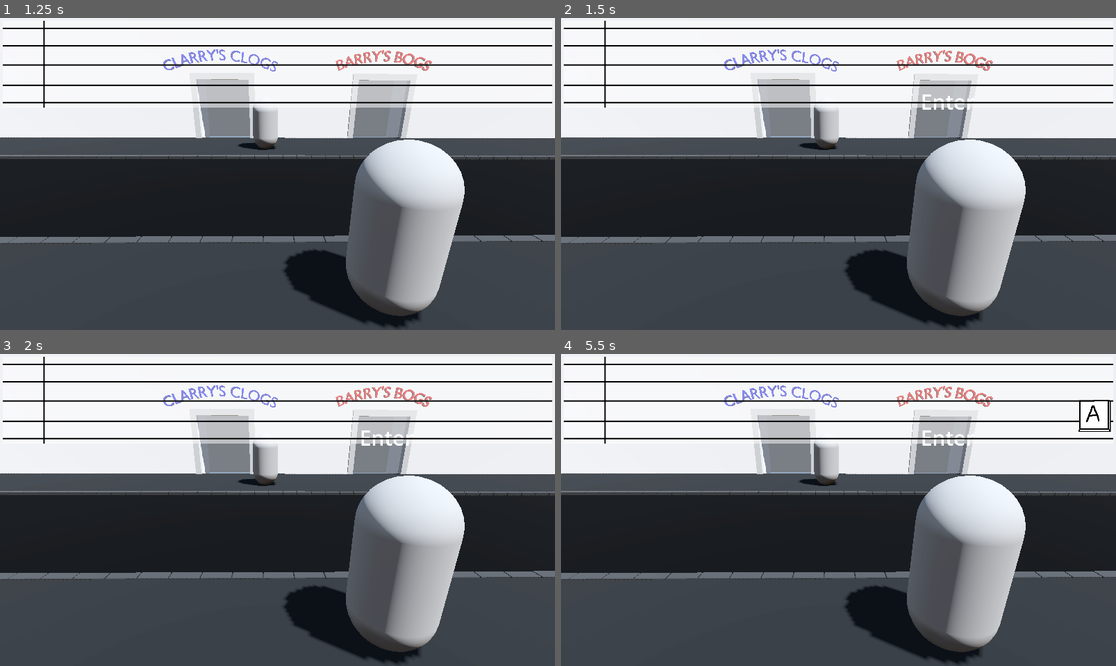
Above: before the commit, frames 1-4 (two rows, left to right).
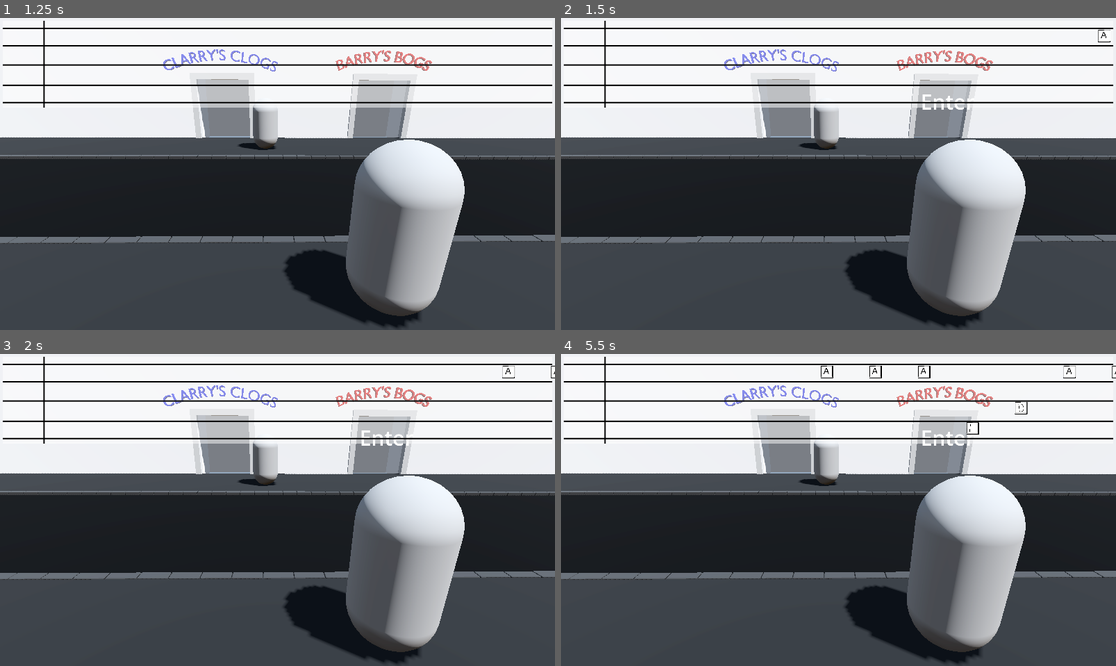
Above: after the commit, the same moments.

Repository: Monkeytonk115/ggj24-walking-sim
Game: Godot game, scene res://main.tscn
Two runs of this game, one before a commit and one after it. Both use one fixed random seed, a clock stepped at 60 frames per second and the inputs below.
Inputs:
- Up to frame 1 (1.25 s): click "Let's do this!" at 0.5 s
- Up to frame 2 (1.5 s): tap Enter at 1.25 s
- Up to frame 3 (2 s): no input
- Up to frame 4 (5.5 s): no input

Frame 1 is identical in both runs. In frame 2, less than 0.1% of the frame differs, in the area x 96-99%, y 3-8%; in frame 3, less than 0.1%; in frame 4, 0.4%, in the area x 46-100%, y 3-26%.

Commit message:
fix notes positioning

Diff:
--- a/interface/button_indicator.tscn
+++ b/interface/button_indicator.tscn
@@ -3,11 +3,7 @@
 [ext_resource type="Texture2D" uid="uid://cub3jqppe6nx2" path="res://textures/button_a.png" id="1_n3faq"]
 
 [node name="ButtonIndicator" type="TextureRect"]
-anchors_preset = 8
-anchor_left = 0.5
-anchor_top = 0.5
-anchor_right = 0.5
-anchor_bottom = 0.5
-grow_horizontal = 2
-grow_vertical = 2
+offset_right = 50.0
+offset_bottom = 50.0
 texture = ExtResource("1_n3faq")
+expand_mode = 1
--- a/interface/notes_slider.gd
+++ b/interface/notes_slider.gd
@@ -26,15 +26,15 @@
 	var new_button = ButtonIndicator.instantiate()
 	new_button.position.x = 1900
 	if pos == 1:
-		new_button.position.y = 50
+		new_button.position.y = 25
 		new_button.texture = button_1
 	if pos == 2:
-		new_button.position.y = 120
+		new_button.position.y = 85
 		new_button.texture = button_2
 	if pos == 3:
-		new_button.position.y = 190
+		new_button.position.y = 150
 		new_button.texture = button_3
 	if pos == 4:
-		new_button.position.y = 250
+		new_button.position.y = 220
 		new_button.texture = button_4
 	$ButtonHolder.add_child(new_button)
